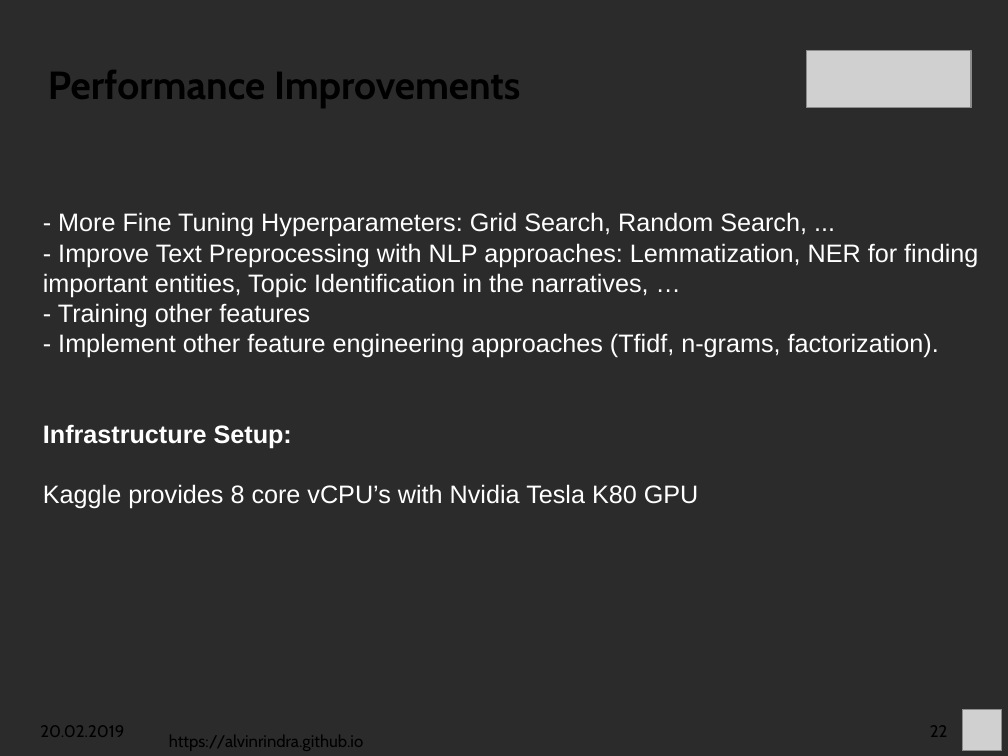
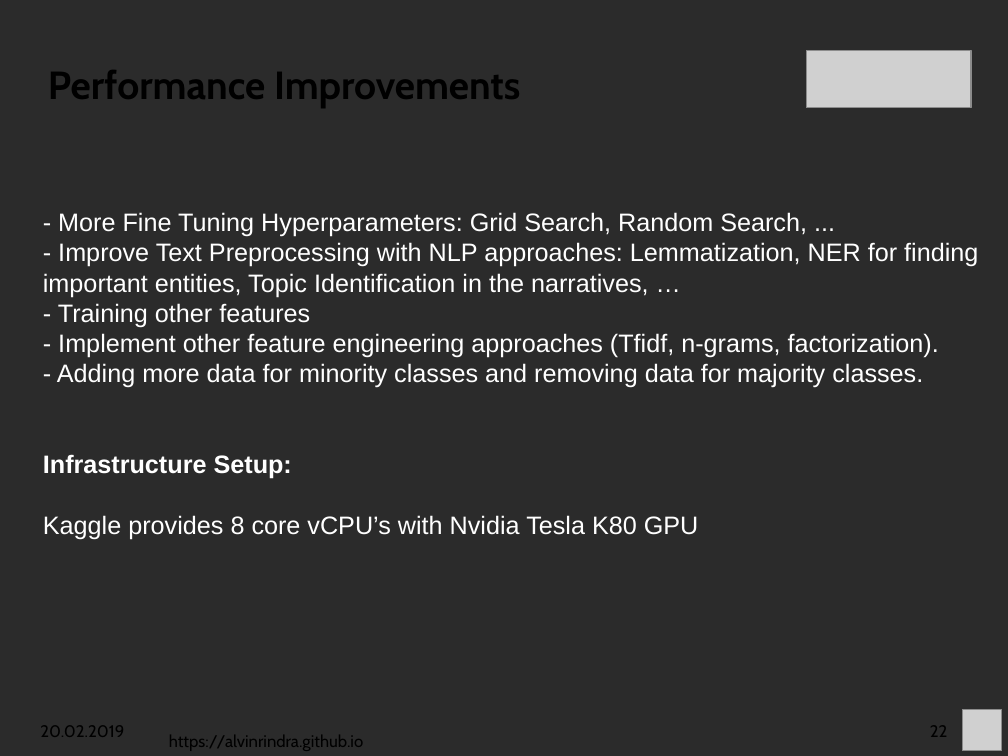
Before and after one commit to alvinrindra/alvinrindra.github.io, a slide deck: slide 22 of impress/ginkgo-analytics/Fazrie_DataCase_Talk.odp. Drawn at 1008x756 pixels with LibreOffice and Linux fonts; fonts in the diff are those of the drawing; grey boxes stand for pictures; background and template pictures are left out; a plain dark background stands for a picture behind light text. Boxes give left, top, right and bottom in pixels: in the first picture for what was removed or moved away, otherwise in the second. Text is boxed around its words. In the diff, an @@ line names an element or a change of style, - is before the commit and + after.

```diff
--- a/impress/ginkgo-analytics/Fazrie_DataCase_Talk.odp
+++ b/impress/ginkgo-analytics/Fazrie_DataCase_Talk.odp
@@ text at box(57, 363, 923, 388): paragraph added @@
+- Adding more data for minority classes and removing data for majority classes.
```
Also in this commit, not shown: 2 other slides changed, 56 other files.
